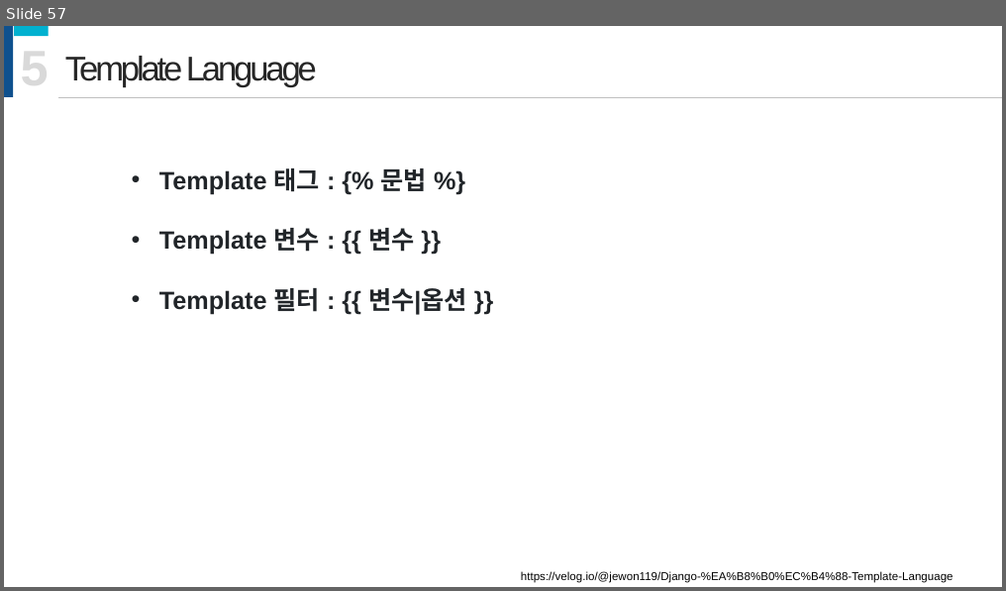
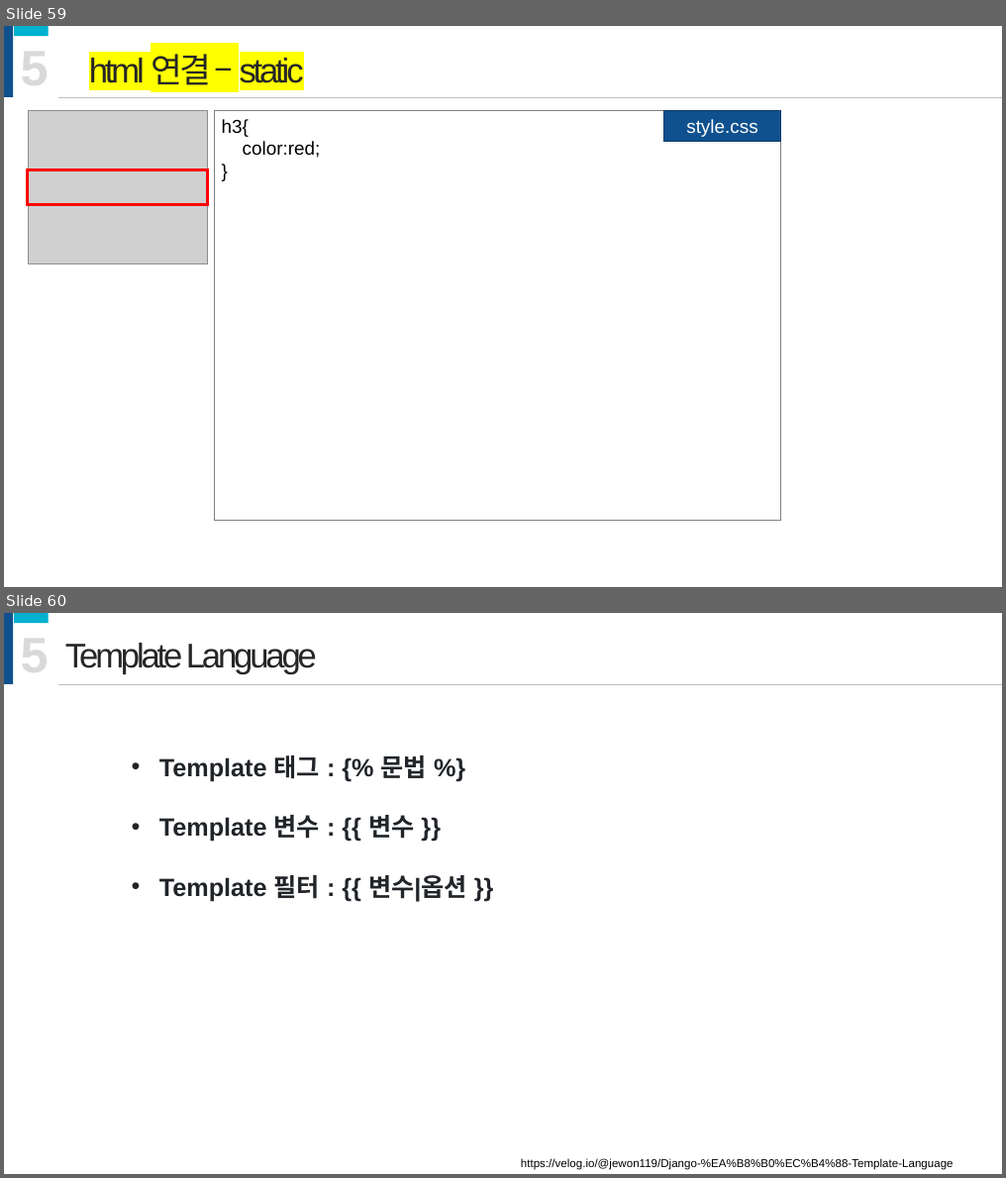
Before and after one commit to onulee/fastApi, a slide deck: fastApi강의.pptx. Shown one above the other, each under a label of ours: slide 57 before the commit, slides 59 and 60 after it. The pictures are 1006x591 and 1006x1178 pixels, drawn with LibreOffice and Linux fonts; fonts in the diff are those of the drawing; grey boxes stand for pictures. Boxes give left, top, right and bottom in pixels: in the first picture for what was removed or moved away, otherwise in the second. Text is boxed around its words. In the diff, an @@ line names an element or a change of style, - is before the commit and + after.

```diff
--- a/fastApi강의.pptx
+++ b/fastApi강의.pptx
@@ slide 59 added at <box>4,26,1002,587</box>, background #FFFFFF @@
@@ rectangle added at <box>4,26,13,97</box>, fill #0F518E @@
@@ rectangle added at <box>13,26,48,36</box>, fill #01B1D0 @@
@@ text added at <box>21,41,49,96</box>, 48 pt, text #D9D9D9, bold @@
+5
@@ text added at <box>89,54,304,85</box>, 33 pt, text #262626 @@
+html 연결 – static
@@ picture added at <box>28,110,207,264</box> @@
@@ line added from (57, 97) to (1002, 97), #BFBFBF 0.5 pt @@
@@ rectangle added at <box>214,110,781,520</box>, outline #808080 0.75 pt, 18 pt, text #000000 @@
+h3{
+color:red;
+}
@@ rectangle added at <box>664,110,781,141</box>, fill #0F518E, outline #0B3C69 1 pt, 18 pt, text #FFFFFF @@
+style.css
@@ rectangle added at <box>27,170,207,205</box>, outline #FF0000 3 pt @@
@@ what was slide 57 is now slide 60 @@
```
Also in this commit, not shown: 32 slides changed, 3 other slides added, 25 slides removed, 7 other files.
